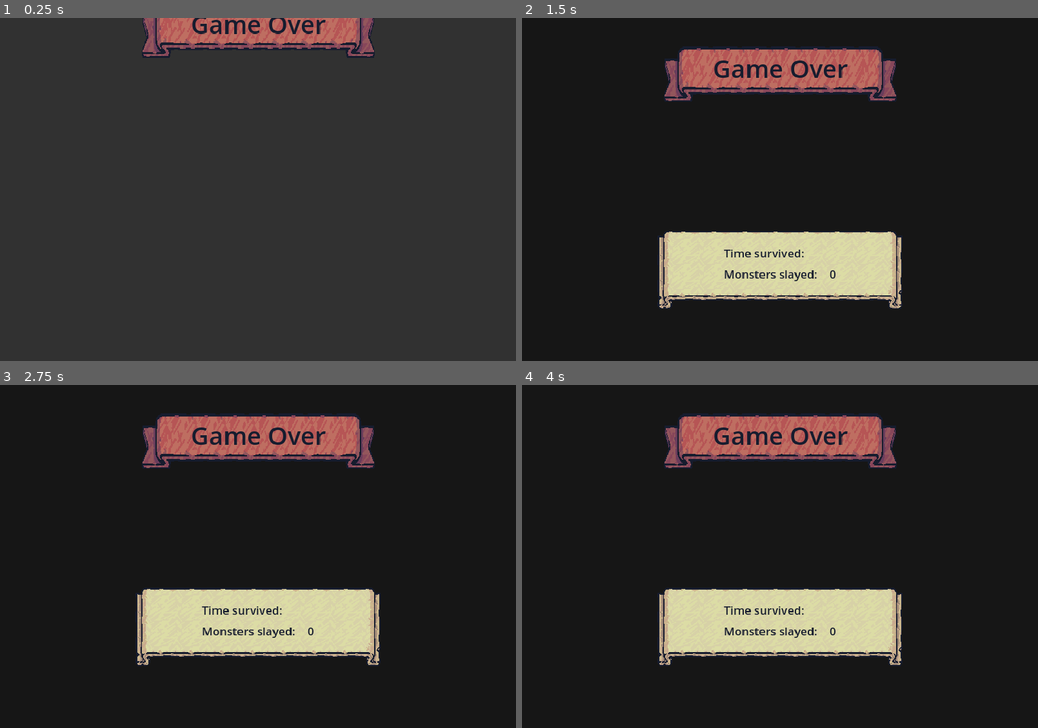
Above: before the commit, frames 1-4 (two rows, left to right).
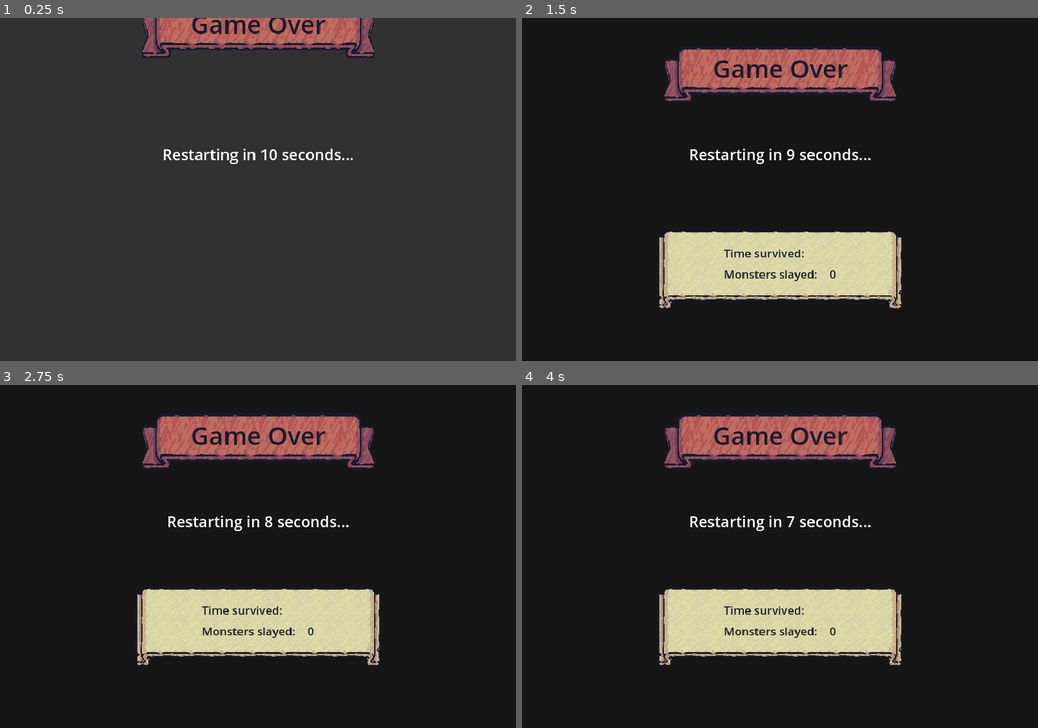
Above: after the commit, the same moments.

Repository: bluejynz/survivallike-godot
Game: Godot game, scene res://ui/game_over_ui.tscn
Two runs of this game, one before a commit and one after it. Both use one fixed random seed, a clock stepped at 60 frames per second and the inputs below. This scene is started directly instead of the project's main scene.
Inputs (mouse positions are in pixels of both pictures, inside the frame that each line leads up to):
- Up to frame 1 (0.25 s): no input
- Up to frame 2 (1.5 s): move the mouse to (893, 172) at 0.52 s; hold D (move_right) 0.53-1.25 s; click (893, 172) at 0.6 s; drag from (676, 206) to (754, 258) at 1.27 s
- Up to frame 3 (2.75 s): move the mouse to (309, 481) at 2.02 s; hold D (move_right) from 2.03 s (still down); click (309, 481) at 2.1 s
- Up to frame 4 (4 s): release D (move_right) at 2.75 s; tap Enter at 2.75 s; drag from (754, 625) to (625, 505) at 2.77 s; tap Space at 3.5 s; move the mouse to (934, 607) at 3.52 s; hold A (move_left) from 3.53 s (still down); click (934, 607) at 3.6 s

The runs differ from the first frame. In frame 1, 0.5% of the frame differs, in the area x 31-69%, y 38-43%; in frame 2, 0.5%; in frame 3, 0.5%; in frame 4, 0.5%.

Commit message:
feat: restart cooldown display on game over screen

Diff:
--- a/scenes/test_scenes/test_scene.tscn
+++ b/scenes/test_scenes/test_scene.tscn
@@ -16,7 +16,6 @@
 position = Vector2(540, 360)
 scale = Vector2(1, 0.973)
 ritual_damage = 2
-ritual_interval = 15.0
 ritual_prefab = ExtResource("8_32kmn")
 
 [node name="Camera2D" type="Camera2D" parent="Player"]
--- a/ui/game_over_ui.gd
+++ b/ui/game_over_ui.gd
@@ -3,6 +3,7 @@
 
 @onready var time_label: Label = %TimeLabel
 @onready var monsters_label: Label = %MonstersLabel
+@onready var countdown_label: Label = %RestartCountdownLabel
 
 @export var restart_delay: float = 10
 
@@ -14,6 +15,7 @@
 	restart_cooldown = restart_delay
 
 func _process(delta: float) -> void:
+	updateCountdownLabel()
 	restart_cooldown -= delta
 	if restart_cooldown <= 0:
 		restart_game()
@@ -21,3 +23,7 @@
 func restart_game():
 	GameManager.reset()
 	get_tree().reload_current_scene()
+
+func updateCountdownLabel():
+	var countdown: int = ceili(restart_cooldown) % 60
+	countdown_label.text = "Restarting in %d seconds..." % countdown
--- a/ui/game_over_ui.tscn
+++ b/ui/game_over_ui.tscn
@@ -126,6 +126,14 @@
 "default": SubResource("Animation_mwdp0")
 }
 
+[sub_resource type="SystemFont" id="SystemFont_kujg7"]
+font_names = PackedStringArray("Consolas")
+font_weight = 999
+
+[sub_resource type="LabelSettings" id="LabelSettings_upmkd"]
+font = SubResource("SystemFont_kujg7")
+font_size = 32
+
 [node name="GameOverUI" type="CanvasLayer"]
 script = ExtResource("1_pl3fv")
 
@@ -229,3 +237,19 @@
 "": SubResource("AnimationLibrary_v1eni")
 }
 autoplay = "default"
+
+[node name="RestartCountdownLabel" type="Label" parent="."]
+unique_name_in_owner = true
+anchors_preset = 8
+anchor_left = 0.5
+anchor_top = 0.5
+anchor_right = 0.5
+anchor_bottom = 0.5
+offset_left = -126.0
+offset_top = -90.0
+offset_right = 126.0
+offset_bottom = -57.0
+grow_horizontal = 2
+grow_vertical = 2
+text = "Restarting in 5 seconds..."
+label_settings = SubResource("LabelSettings_upmkd")
Not shown: 1 places in ui/game_over_ui.tscn that only renumber resources
